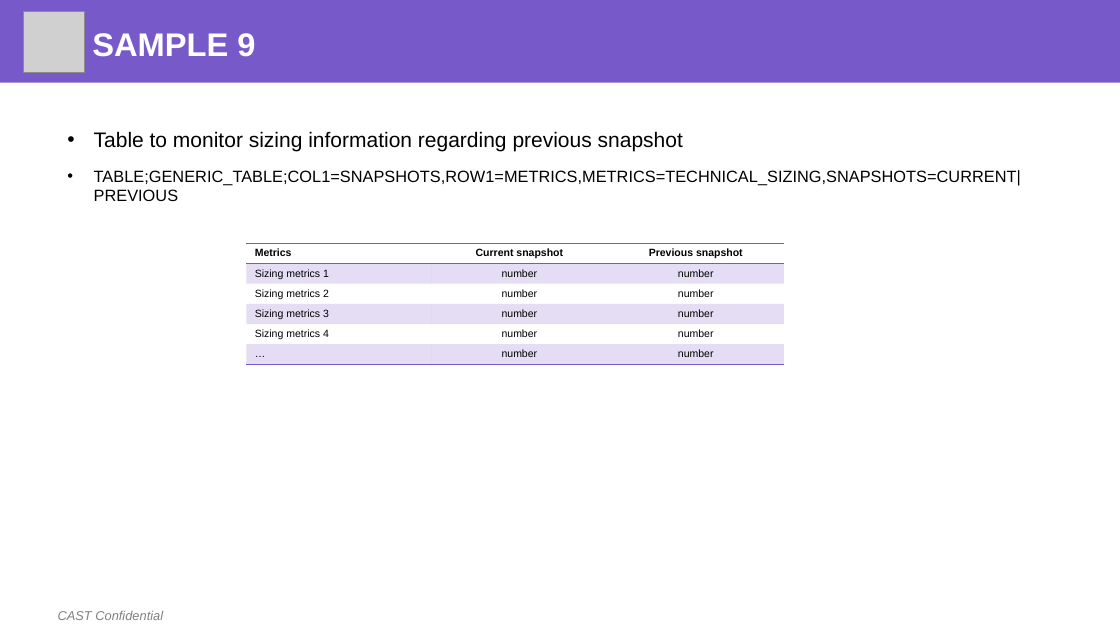
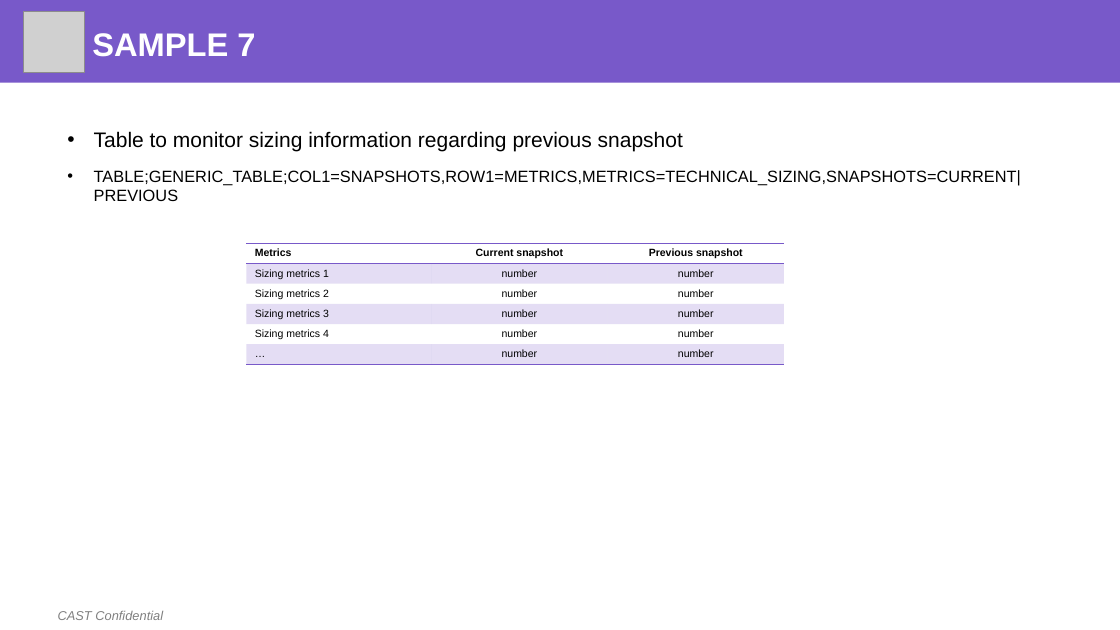
Before and after one commit to CAST-projects/ReportGenerator, a slide deck: slide 10 of CastReporting.Reporting/TemplatesFiles/Generic Table Definition.pptx. Drawn at 1120x630 pixels with LibreOffice and Linux fonts; fonts in the diff are those of the drawing; grey boxes stand for pictures; background and template pictures are left out. Boxes give left, top, right and bottom in pixels: in the first picture for what was removed or moved away, otherwise in the second. Text is boxed around its words. In the diff, an @@ line names an element or a change of style, - is before the commit and + after.

```diff
--- a/CastReporting.Reporting/TemplatesFiles/Generic Table Definition.pptx
+++ b/CastReporting.Reporting/TemplatesFiles/Generic Table Definition.pptx
@@ title at [92, 33, 255, 57]: text changed @@
-SAMPLE 9
+SAMPLE 7
```
Also in this commit, not shown: 2 other slides changed.
